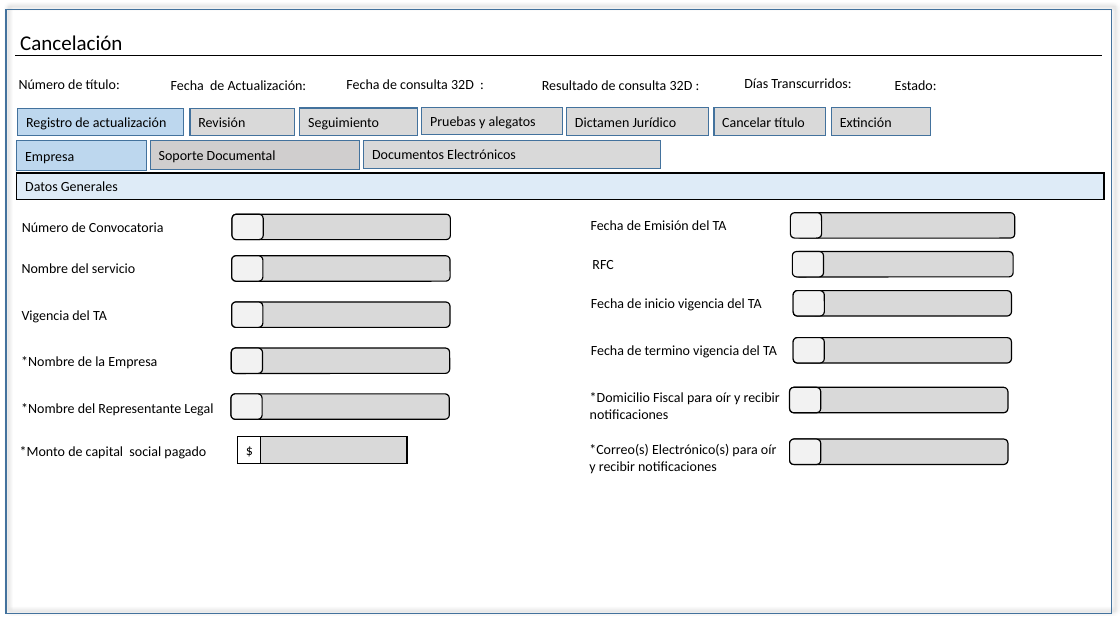
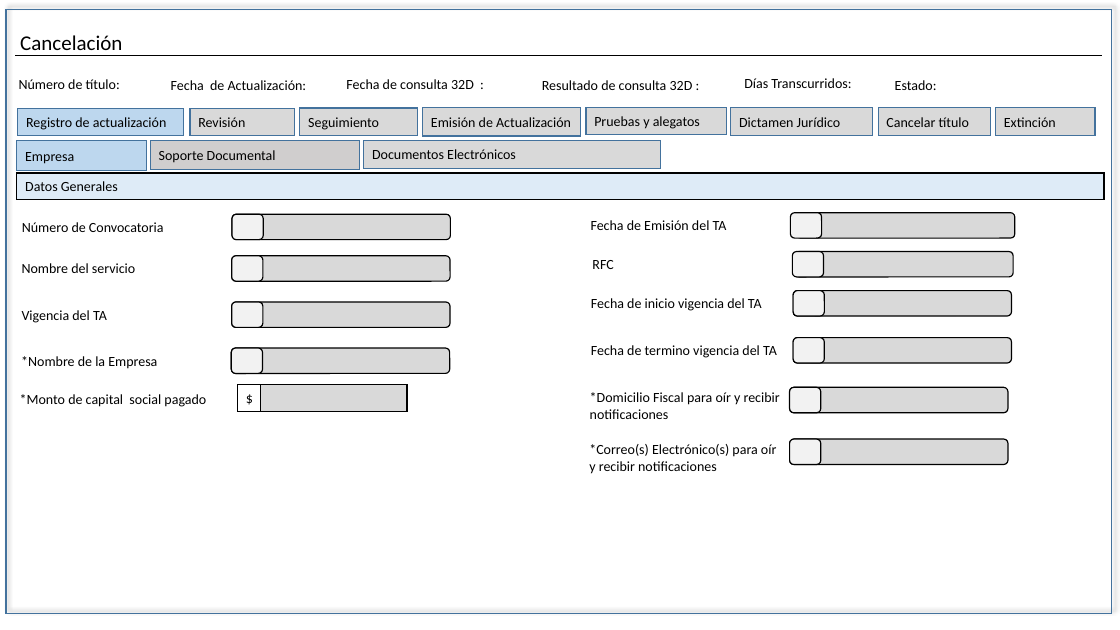
Before and after one commit to EDDIE83/Documentos, a slide deck: slide 2 of TAF 092019/Cancelación.pptx. Drawn at 1120x630 pixels with LibreOffice and Linux fonts; fonts in the diff are those of the drawing. Boxes give left, top, right and bottom in pixels: in the first picture for what was removed or moved away, otherwise in the second. Text is boxed around its words. In the diff, an @@ line names an element or a change of style, - is before the commit and + after.

```diff
--- a/TAF 092019/Cancelación.pptx
+++ b/TAF 092019/Cancelación.pptx
@@ rectangle added at (423, 108, 581, 136), fill #D9D9D9, outline #43739E 1 pt, 12 pt, text #000000 @@
+Emisión de Actualización
@@ 4 rectangles: place and size @@
-4 rectangles at (422, 108, 931, 135)
+4 rectangles at (586, 108, 1095, 135)
@@ text "*Monto de capital social pagado": place and size @@
-text "*Monto de capital social pagado" at (20, 446, 206, 459)
+text "*Monto de capital social pagado" at (20, 394, 206, 407)
@@ rectangle "$": place and size @@
-rectangle "$" at (238, 437, 260, 465)
+rectangle "$" at (238, 384, 260, 412)
@@ rectangle: place and size @@
-rectangle at (238, 436, 408, 464)
+rectangle at (238, 384, 408, 412)
@@ text removed at (21, 403, 213, 416) @@
-*Nombre del Representante Legal
@@ rounded rectangle removed at (231, 394, 450, 419) @@
@@ rounded rectangle removed at (231, 394, 262, 419) @@
```
Also in this commit, not shown: 11 other slides changed, 30 other files.
